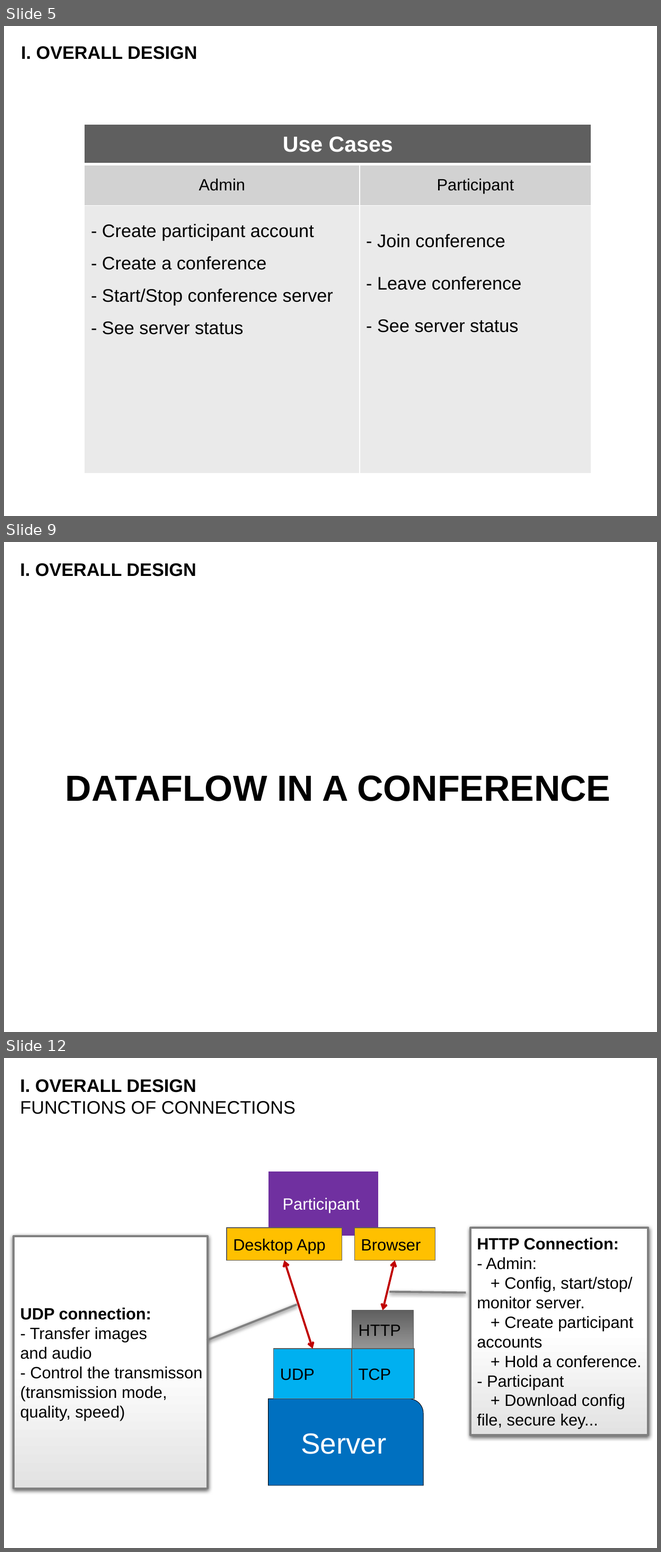
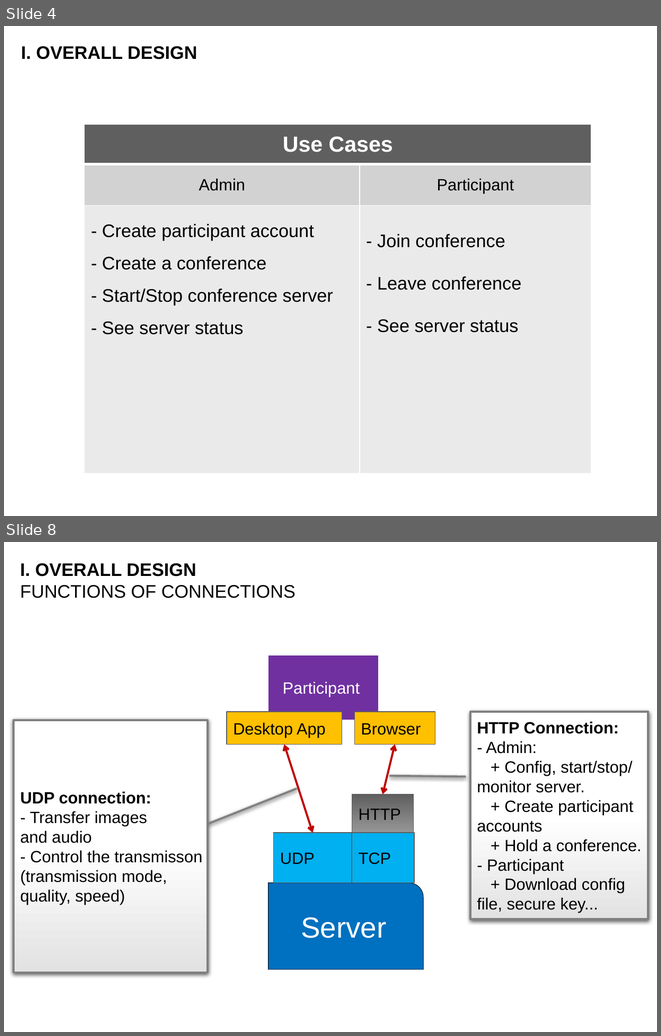
Before and after one commit to vietanhdev/gict-meeting, a slide deck: docs/VideoConf-v2.pptx. Shown one above the other, each under a label of ours: slides 5, 9 and 12 before the commit, slides 4 and 8 after it; the slides between them are not shown. The pictures are 661x1552 and 661x1036 pixels, drawn with LibreOffice and Linux fonts; fonts in the diff are those of the drawing; background and template pictures are left out. Boxes give left, top, right and bottom in pixels: in the first picture for what was removed or moved away, otherwise in the second. Text is boxed around its words. In the diff, an @@ line names an element or a change of style, - is before the commit and + after.

```diff
--- a/docs/VideoConf-v2.pptx
+++ b/docs/VideoConf-v2.pptx
@@ slide 9 removed at [4, 542, 657, 1032], background picture (left out) @@
@@ text removed at [20, 563, 196, 576] @@
-I. OVERALL DESIGN
@@ text removed at [65, 775, 610, 801] @@
-DATAFLOW IN A CONFERENCE
@@ what was slide 5 is now slide 4 @@
@@ what was slide 12 is now slide 8 @@
```
Also in this commit, not shown: 5 slides changed, 9 other slides removed.
